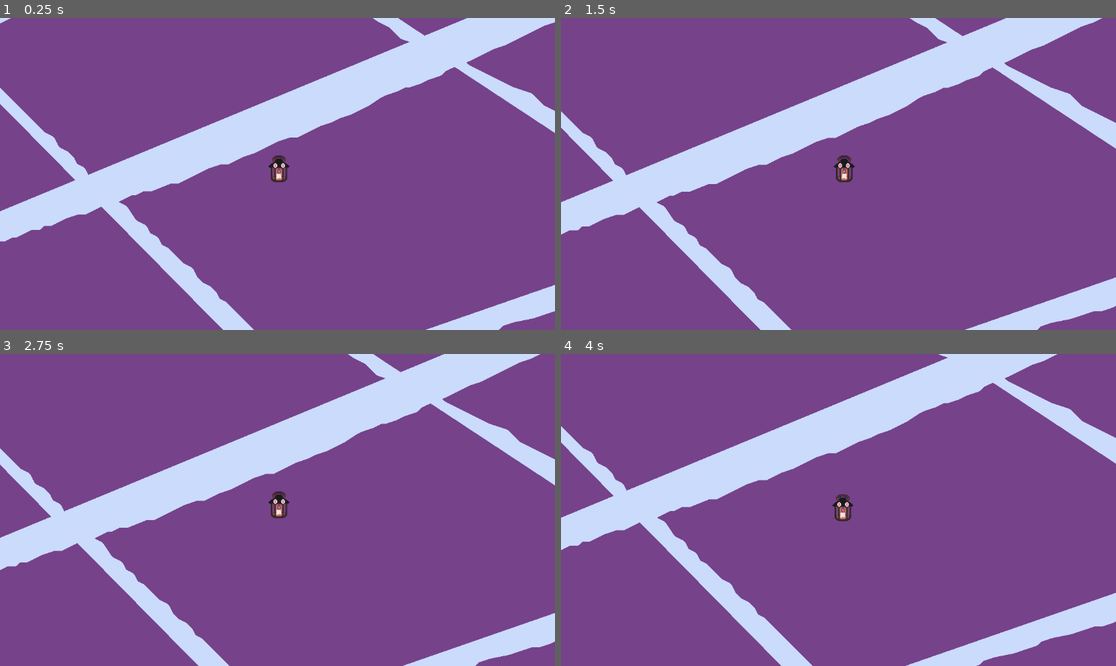
Above: before the commit, frames 1-4 (two rows, left to right).
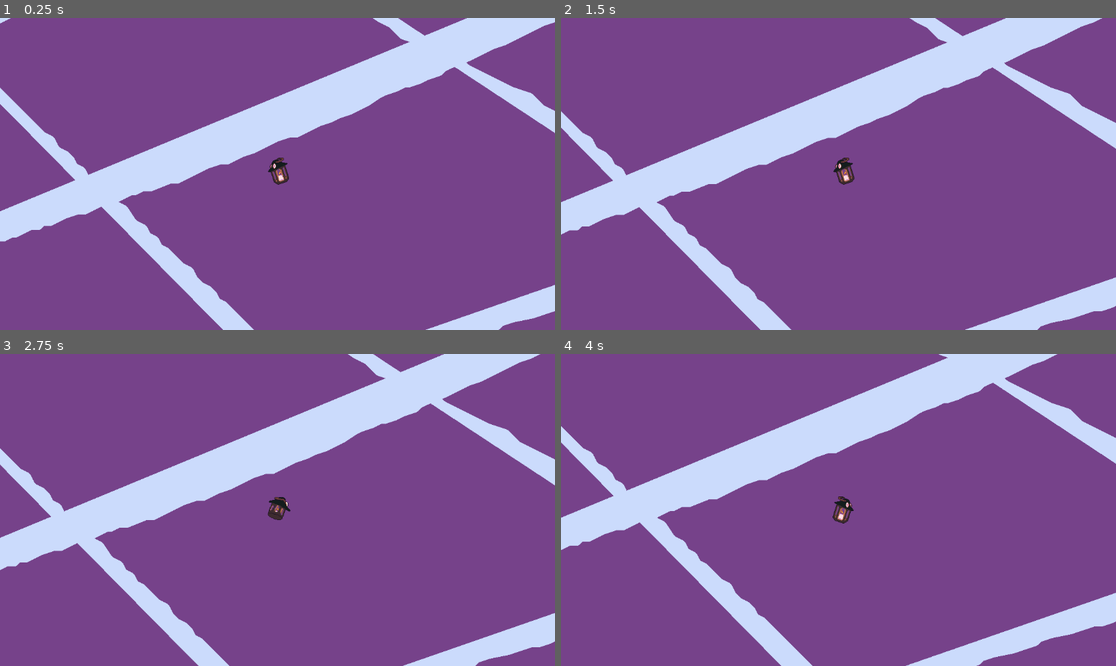
Above: after the commit, the same moments.

Repository: Dcarreon/ps15-jam-wizard-game
Game: Godot game, scene res://scenes/game.tscn
Two runs of this game, one before a commit and one after it. Both use one fixed random seed, a clock stepped at 60 frames per second and the inputs below.
Inputs (mouse positions are in pixels of both pictures, inside the frame that each line leads up to):
- Up to frame 1 (0.25 s): no input
- Up to frame 2 (1.5 s): tap Enter (ui_accept) at 0.5, 0.77 s; move the mouse to (960, 158) at 0.52 s; move the mouse to (727, 189) at 1.27 s
- Up to frame 3 (2.75 s): tap Enter (ui_accept) at 1.52 s; move the mouse to (333, 441) at 2.02 s
- Up to frame 4 (4 s): tap Enter (ui_accept) at 2.75, 3.02, 3.77 s; move the mouse to (810, 572) at 2.77 s; move the mouse to (1005, 556) at 3.52 s

The runs differ from the first frame. In frame 1, 0.2% of the frame differs, in the area x 48-53%, y 44-54%; in frame 2, 0.2%; in frame 3, 0.2%; in frame 4, 0.2%.

Commit message:
Implemented 8 direction animation based on mouse angle

Diff:
--- a/scenes/player.tscn
+++ b/scenes/player.tscn
@@ -47,7 +47,7 @@
 "texture": SubResource("AtlasTexture_d0j1y")
 }],
 "loop": true,
-"name": &"down forward",
+"name": &"down_forward",
 "speed": 5.0
 }, {
 "frames": [{
@@ -79,7 +79,7 @@
 "texture": SubResource("AtlasTexture_bp1fw")
 }],
 "loop": true,
-"name": &"up forward",
+"name": &"up_forward",
 "speed": 5.0
 }]
 
@@ -94,7 +94,7 @@
 [node name="AnimatedSprite2D" type="AnimatedSprite2D" parent="."]
 position = Vector2(3, -3)
 sprite_frames = SubResource("SpriteFrames_g60mt")
-animation = &"idle"
+animation = &"down"
 
 [node name="CollisionShape2D" type="CollisionShape2D" parent="."]
 position = Vector2(3, -5)
--- a/scripts/player.gd
+++ b/scripts/player.gd
@@ -24,6 +24,25 @@
 
 func _physics_process(_delta: float) -> void:
 	if global_position.x < get_global_mouse_position().x :
+		sprite.flip_h = true
+	elif global_position.x > get_global_mouse_position().x:
 		sprite.flip_h = false
-	elif global_position.x > get_global_mouse_position().x:
-		sprite.flip_h = true
+
+	var angle_to_mouse := global_position.angle_to_point(get_global_mouse_position())
+	if angle_to_mouse > deg_to_rad(90):
+		angle_to_mouse = deg_to_rad(180) - angle_to_mouse
+	if angle_to_mouse < deg_to_rad(-90):
+		angle_to_mouse = deg_to_rad(-180) - angle_to_mouse
+
+	if angle_to_mouse < deg_to_rad(-61):
+		sprite.play("up")
+	elif angle_to_mouse < deg_to_rad(-31):
+		sprite.play("up_forward")
+	elif angle_to_mouse < deg_to_rad(31) and angle_to_mouse > deg_to_rad(-31):
+		sprite.play("forward")
+	elif angle_to_mouse > deg_to_rad(31):
+		sprite.play("down_forward")
+	if angle_to_mouse > deg_to_rad(61):
+		sprite.play("down")
+
+	print(angle_to_mouse)
